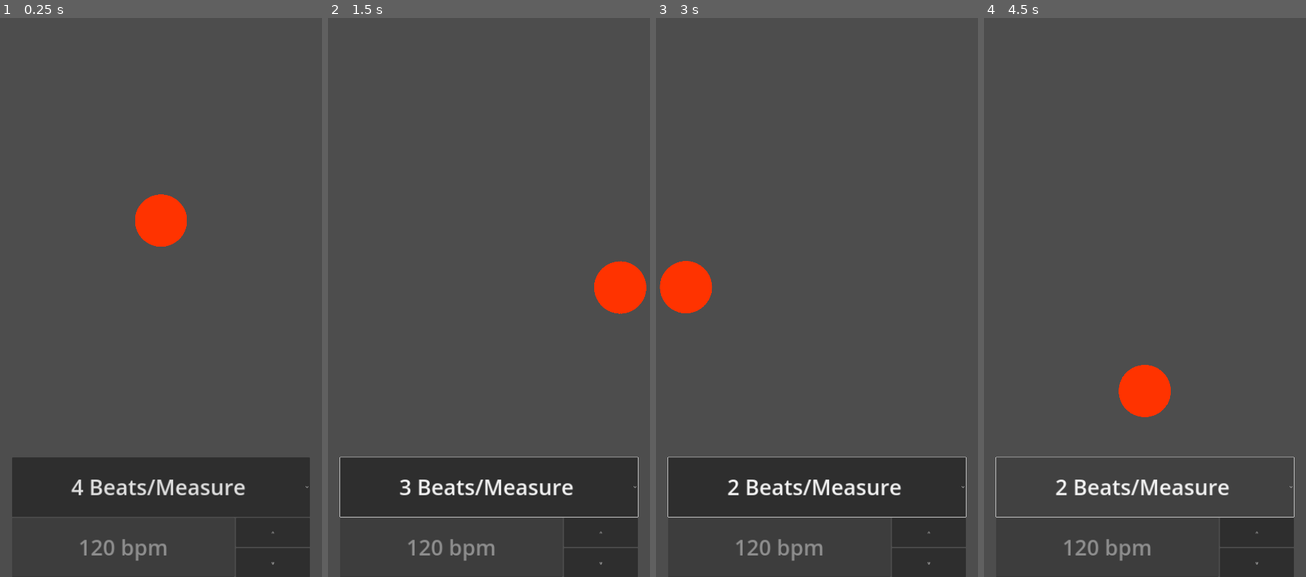
Above: before the commit, frames 1-4 (left to right).
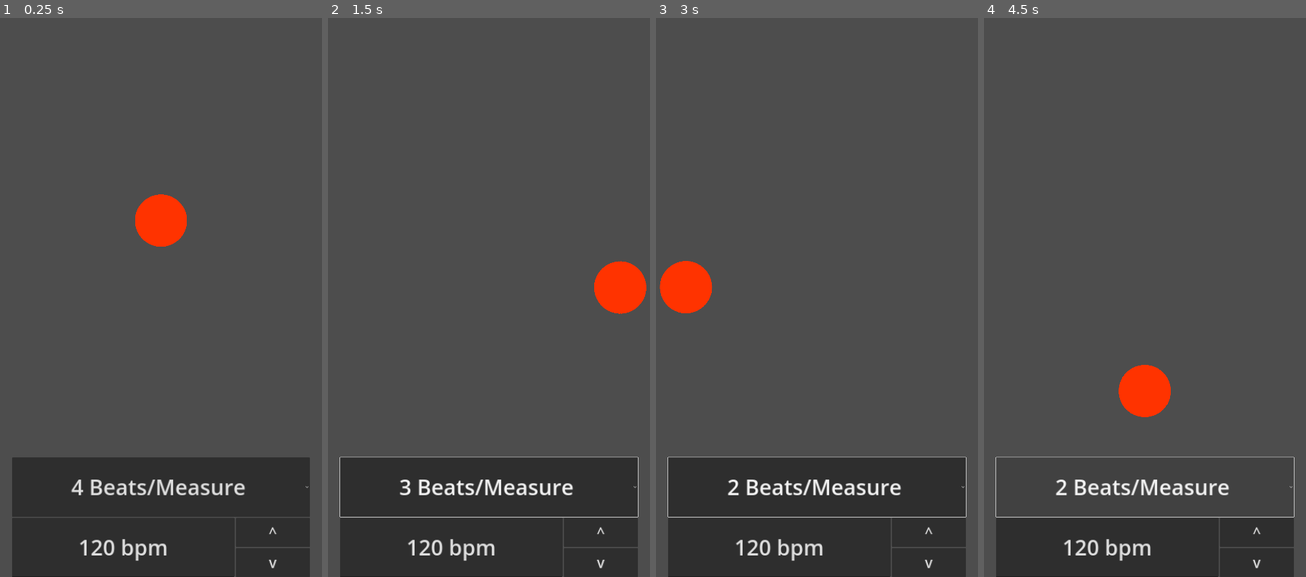
Above: after the commit, the same moments.

Repository: hackerkid27/virtual-conductor
Game: Godot game, scene res://scenes/Main.tscn
The game is run twice, just before and just after one commit, with the same random seed, the same clock (stepped at 60 frames per second) and the same inputs.
Inputs:
- Up to frame 1 (0.25 s): no input
- Up to frame 2 (1.5 s): click "4 Beats/Measure" at 0.5 s; click "^" at 1.25 s
- Up to frame 3 (3 s): click "3 Beats/Measure" at 2 s; click "v" at 2.75 s
- Up to frame 4 (4.5 s): click "2 Beats/Measure" at 3.5 s; click "2 Beats/Measure" at 4.25 s

The runs differ from the first frame. In frame 1, 0.3% of the frame differs, in the area x 24-86%, y 91-99%; in frame 2, 0.3%; in frame 3, 0.3%; in frame 4, 0.3%.

Commit message:
Minimal style for ui

Diff:
--- a/themes/main_theme.tres
+++ b/themes/main_theme.tres
@@ -1,6 +1,23 @@
-[gd_resource type="Theme" format=3 uid="uid://t5aeb7b0f37a"]
+[gd_resource type="Theme" load_steps=2 format=3 uid="uid://t5aeb7b0f37a"]
+
+[sub_resource type="StyleBoxFlat" id="StyleBoxFlat_0t3sc"]
+content_margin_left = 4.0
+content_margin_top = 4.0
+content_margin_right = 4.0
+content_margin_bottom = 4.0
+bg_color = Color(0.1, 0.1, 0.1, 0.6)
+border_width_bottom = 2
+border_color = Color(0, 0, 0, 0.6)
+corner_radius_top_left = 3
+corner_radius_top_right = 3
+corner_radius_bottom_right = 3
+corner_radius_bottom_left = 3
+corner_detail = 5
 
 [resource]
+Button/font_sizes/font_size = 48
+LineEdit/colors/font_uneditable_color = Color(0.87451, 0.87451, 0.87451, 1)
 LineEdit/font_sizes/font_size = 72
+LineEdit/styles/read_only = SubResource("StyleBoxFlat_0t3sc")
 OptionButton/font_sizes/font_size = 72
 PopupMenu/font_sizes/font_size = 64
